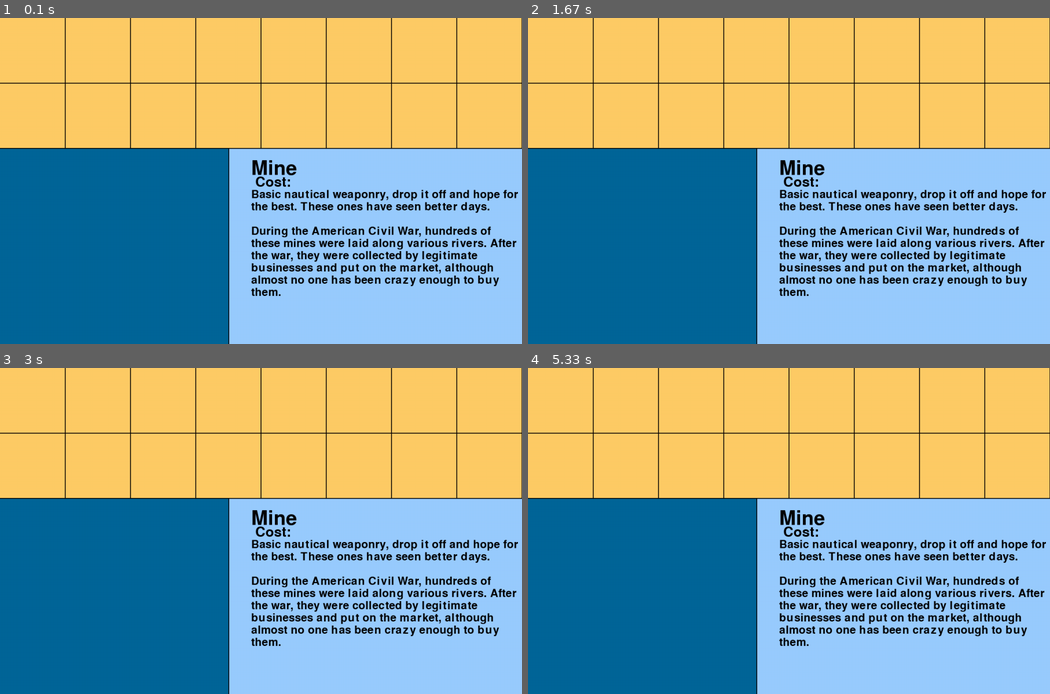
Above: before the commit, frames 1-4 (two rows, left to right).
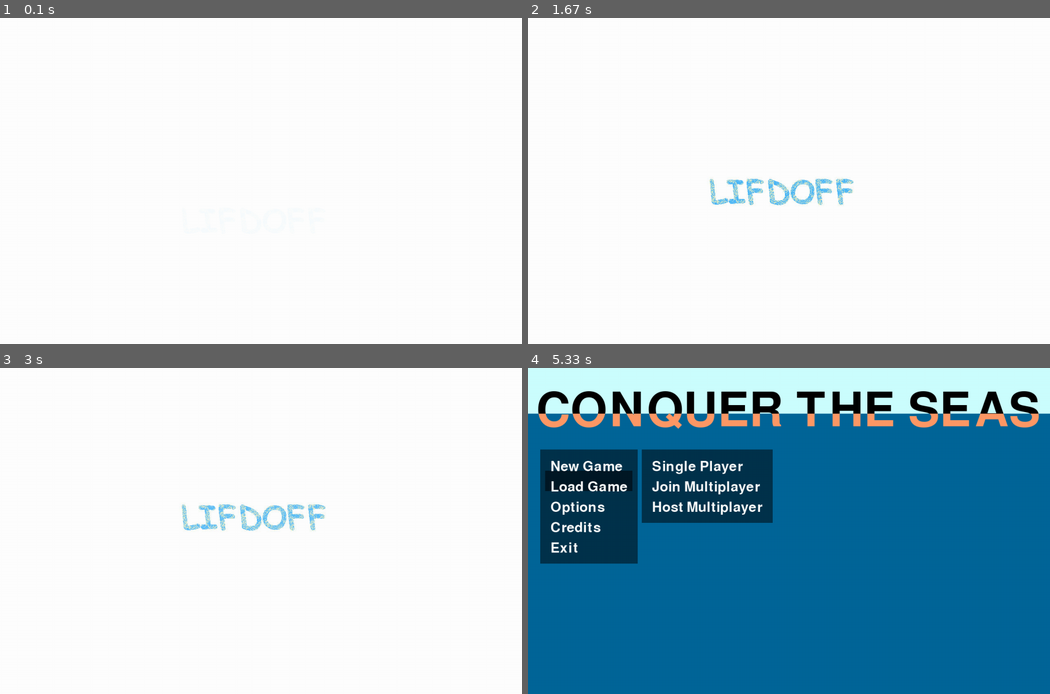
Above: after the commit, the same moments.

Repository: dannenberg/LIFDOFF
Game: pygame game, started from examples/GunJumper/src/main.py
Two runs of this game, one before a commit and one after it. Both use one fixed random seed, a clock stepped at 60 frames per second and the inputs below. The source is Python 2; it was converted automatically to run under Python 3.
Inputs (mouse positions are in pixels of both pictures, inside the frame that each line leads up to):
- Up to frame 1 (0.1 s): no input
- Up to frame 2 (1.67 s): click (789, 181) at 0.38 s
- Up to frame 3 (3 s): no input
- Up to frame 4 (5.33 s): click (637, 511) at 4.95 s; click (580, 465) at 5.28 s

The runs differ from the first frame. In frame 1, 100% of the frame differs, in the area x 0-100%, y 0-100%; in frame 2, 100%; in frame 3, 100%; in frame 4, 79%.

Commit message:
Testing this

Diff:
--- a/examples/GunJumper/src/main.py
+++ b/examples/GunJumper/src/main.py
@@ -24,7 +24,7 @@
 done=False
 clock = pygame.time.Clock()
 
-mainscreen = screens["shop"]
+mainscreen = screens["intro"]
 
 while not done:
     clock.tick(60)
